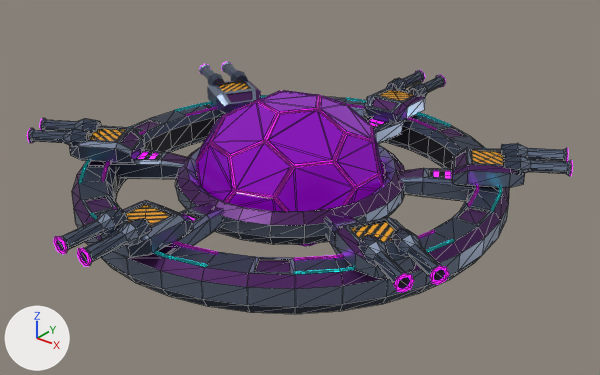
Before and after pictures for a commit that changed the glTF model docs/assets/models/nucleo.glb.
The view is the same before and after, from a camera (50 mm lens) standing at (6.83, -8.34, 5.18) and looking at (0.16, 0.0, 0.01). The axes (+X, +Y, +Z) are drawn at lower left. The lights are the same throughout. The first picture is the older version. Mesh edges are drawn as thin lines on the coarser meshes. Where no turn or scale is listed for an object, it has been applied to the vertices.

In view in the first picture: 'CORE_Cyan_Emitters', 'CORE_Energy_Glow', 'CORE_Energy_Panels', 'CORE_Hull', 'TURRET_01_Hull', 'TURRET_02_Hull', 'TURRET_03_Hull', 'TURRET_04_Hull', 'TURRET_05_Hull', 'TURRET_06_Hull' and 4 more.
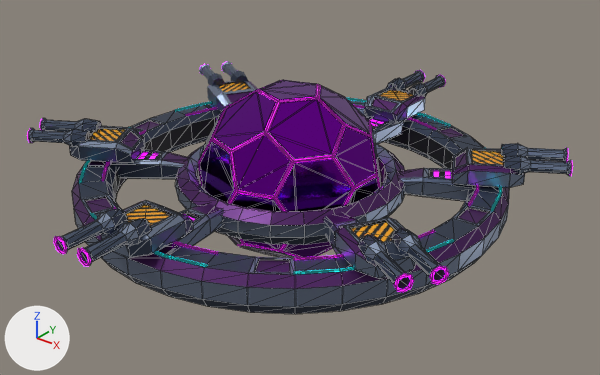
Pixel boxes [x1, y1, x2, y2] of what changed, in the pictures (600 x 375 px):
'CORE_Energy_Panels', surface changed, recoloured, moved, rescaled (15% taller)
    before: [196, 91, 384, 246]
    after: [198, 80, 381, 258]
'CORE_Energy_Glow', moved, rescaled (14% taller)
    before: [196, 91, 382, 246]
    after: [199, 80, 380, 257]

The change, as a diff of the scene's bpy script:
```diff
--- a/docs/assets/models/nucleo.glb.py
+++ b/docs/assets/models/nucleo.glb.py
@@ mat_mat_energia_placas @@
 mat_mat_energia_placas.base_color = (0.18, 0.002, 0.36)  # purple #7607a2
-mat_mat_energia_placas.metallic = 0.62
-mat_mat_energia_placas.roughness = 0.24
-mat_mat_energia_placas.emission_color = (0.118, 0.00028, 0.224)  # purple #600182
-mat_mat_energia_placas.emission_strength = 1.0
+mat_mat_energia_placas.metallic = 1.0
+mat_mat_energia_placas.roughness = 0.102
@@ ob_core_energy_glow @@
 ob_core_energy_glow.parent = ob_nucleo_root
-ob_core_energy_glow.location = (0.0, 0.0, 0.0)
+ob_core_energy_glow.location = (0.0, 0.0, -0.12)
+ob_core_energy_glow.scale = (0.978, 0.978, 1.22)
@@ ob_core_energy_panels @@
 ob_core_energy_panels.parent = ob_nucleo_root
-ob_core_energy_panels.location = (0.0, 0.0, 0.0)
+ob_core_energy_panels.location = (0.0, 0.0, -0.12)
+ob_core_energy_panels.scale = (0.978, 0.978, 1.22)
```
